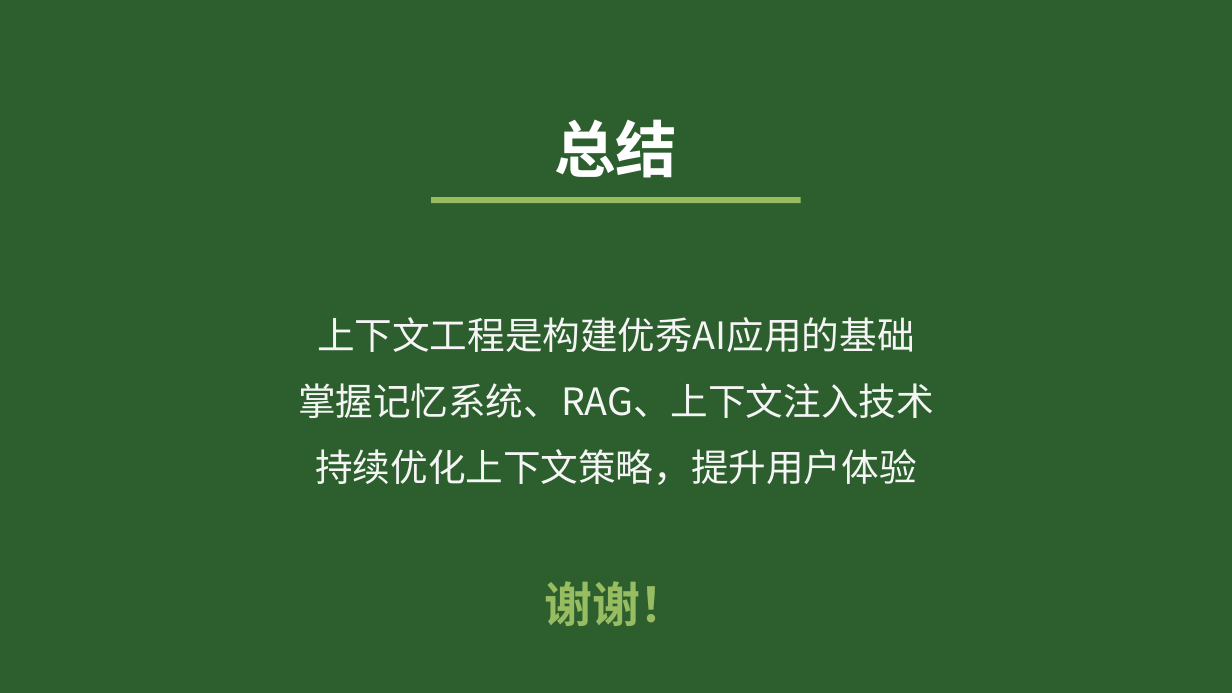
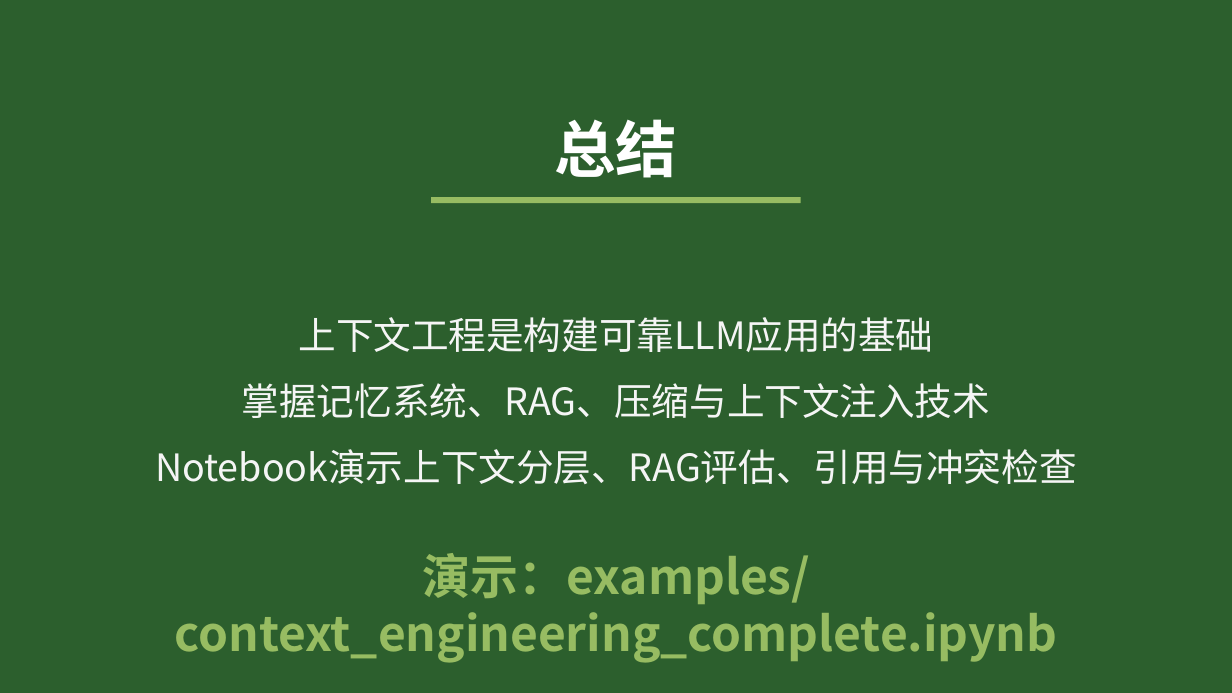
Before and after one commit to AngusFan-GH/prompt-engineering-course, a slide deck: slide 15 of context-engineering-course/docs/上下文工程.pptx. Drawn at 1232x693 pixels with LibreOffice and Linux fonts; fonts in the diff are those of the drawing. Boxes give left, top, right and bottom in pixels: in the first picture for what was removed or moved away, otherwise in the second. Text is boxed around its words. In the diff, an @@ line names an element or a change of style, - is before the commit and + after.

Commit message:
Add context and harness course demos

```diff
--- a/context-engineering-course/docs/上下文工程.pptx
+++ b/context-engineering-course/docs/上下文工程.pptx
@@ text at [155, 317, 1077, 484]: text changed @@
-上下文工程是构建优秀AI应用的基础
-掌握记忆系统、RAG、上下文注入技术
-持续优化上下文策略，提升用户体验
+上下文工程是构建可靠LLM应用的基础
+掌握记忆系统、RAG、压缩与上下文注入技术
+Notebook演示上下文分层、RAG评估、引用与冲突检查
@@ text at [175, 553, 1058, 663]: text changed @@
-谢谢！
+演示：examples/context_engineering_complete.ipynb
```
Also in this commit, not shown: 1 other slide changed, 22 other files.
